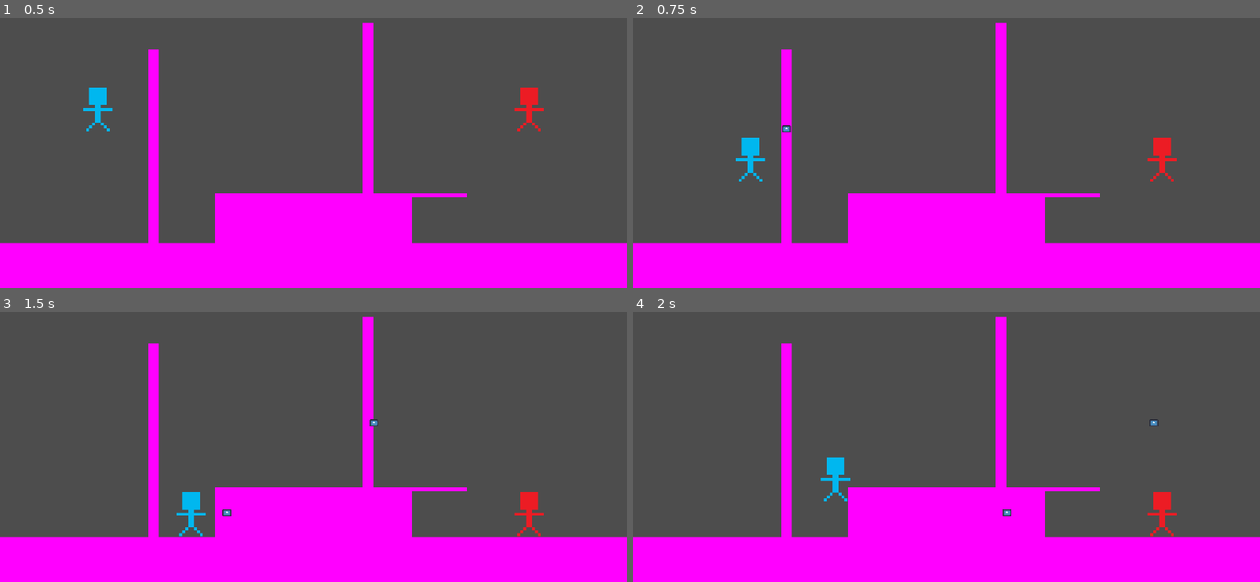
Above: before the commit, frames 1-4 (two rows, left to right).
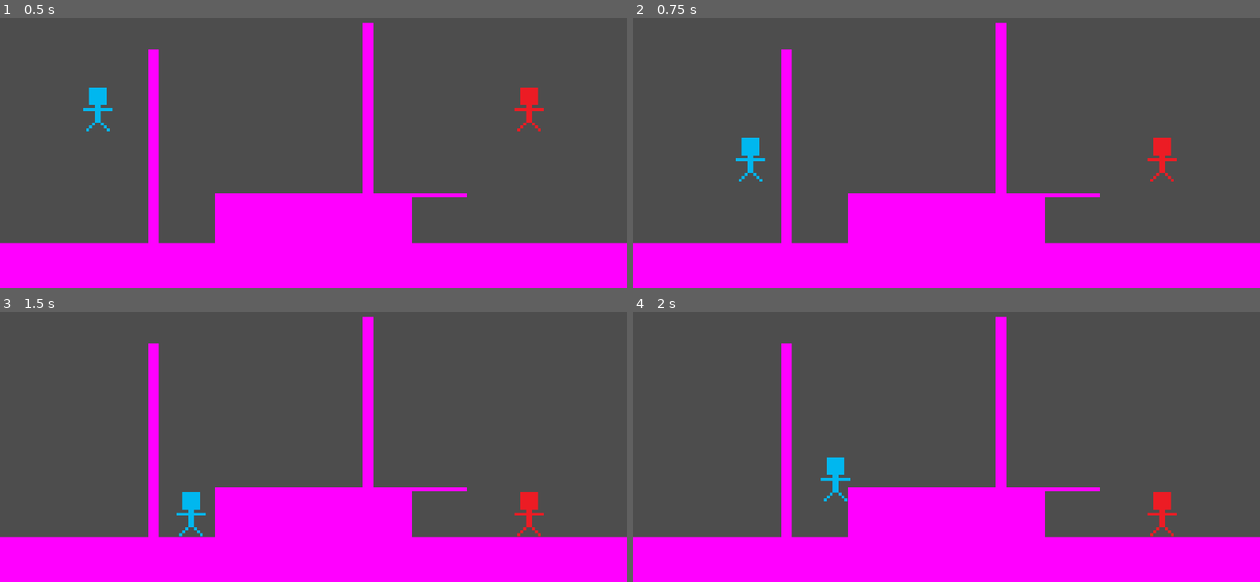
Above: after the commit, the same moments.

Repository: Fezezen/GGJ2024
Game: Godot game, scene res://TestScene.tscn
The game is run twice, just before and just after one commit, with the same random seed, the same clock (stepped at 60 frames per second) and the same inputs. The engine's default icon, where the game draws it, is replaced by a stand-in: a white triangle on a blue panel in a dark square.
Inputs:
- Up to frame 1 (0.5 s): no input
- Up to frame 2 (0.75 s): hold D (p1_move_right) from 0.53 s (still down); tap S (p1_shoot) at 0.6 s
- Up to frame 3 (1.5 s): keep holding D (p1_move_right); tap W (p1_jump) at 0.77 s; tap S (p1_shoot) at 1.35 s
- Up to frame 4 (2 s): keep holding D (p1_move_right); tap W (p1_jump) at 1.52 s

Frame 1 is identical in both runs. In frame 2, less than 0.1% of the frame differs, in the area x 23-26%, y 39-43%; in frame 3, less than 0.1%, in the area x 35-61%, y 39-76%; in frame 4, less than 0.1%.

Commit message:
Fixed bullet deleting on self

Diff:
--- a/Bullet.gd
+++ b/Bullet.gd
@@ -2,13 +2,21 @@
 
 var speed = 100
 var direction = 1
-
+var ignoreBody = null
 
 func _physics_process(delta):
 	position += transform.x * speed * delta * direction
 
-func _on_Bullet_body_entered(body):
+func _on_body_entered(body):
+	if (body.get_instance_id() == ignoreBody.get_instance_id()):
+		return
 	queue_free()
 
 func _set_direction(dir):
 	direction = dir
+
+func _set_speed(spd):
+	speed = spd
+
+func _set_ignoreBody(body):
+	ignoreBody = body
--- a/Bullet.tscn
+++ b/Bullet.tscn
@@ -18,3 +18,5 @@
 position = Vector2(0, 3.03221e-08)
 scale = Vector2(0.6, 0.05)
 shape = SubResource("RectangleShape2D_pat5h")
+
+[connection signal="body_entered" from="." to="." method="_on_body_entered"]
--- a/Player.gd
+++ b/Player.gd
@@ -39,6 +39,7 @@
 	var b = Bullet.instantiate()
 	get_tree().get_root().add_child(b)
 	b._set_direction(dir)
+	b._set_ignoreBody(self)
 	if dir >= 0:
 		b.global_transform = $Bullet_Right.global_transform
 	else:
